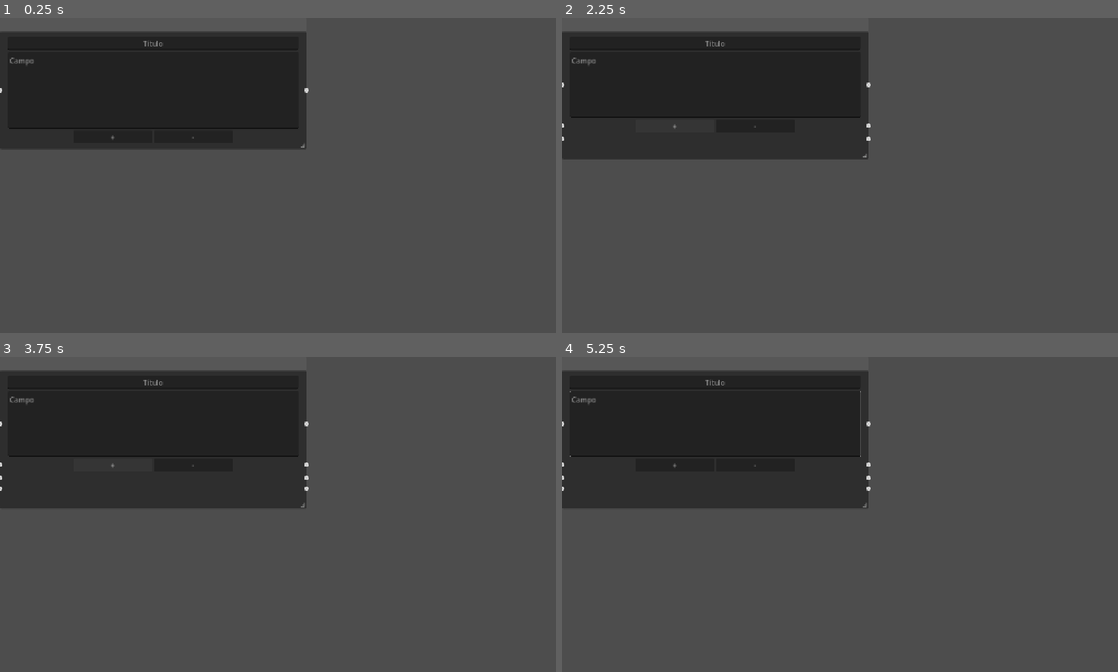
Above: before the commit, frames 1-4 (two rows, left to right).
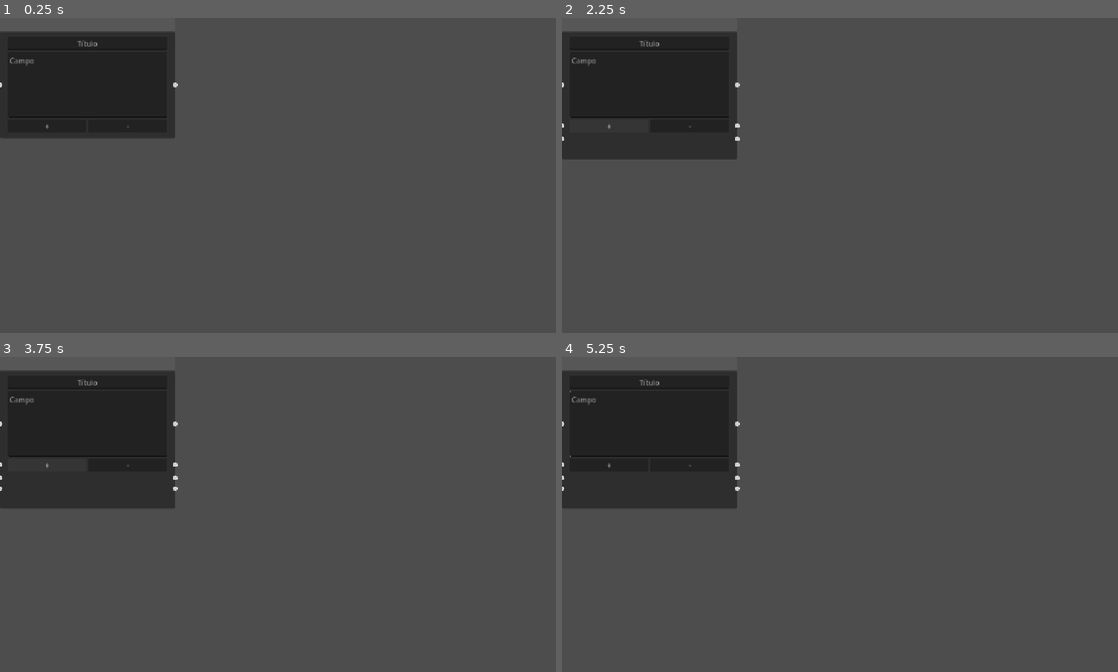
Above: after the commit, the same moments.

Repository: Miguel-de-Souza/Map-infinity
Game: Godot game, scene res://tscn/graph_node.tscn
Same seed, same stepped clock (60 frames per second), same inputs: the game is played once before the commit and once after it. This scene is started directly instead of the project's main scene.
Inputs (mouse positions are in pixels of both pictures, inside the frame that each line leads up to):
- Up to frame 1 (0.25 s): no input
- Up to frame 2 (2.25 s): click "+" at 0.5 s; click "-" at 1.25 s; click "+" at 2 s
- Up to frame 3 (3.75 s): click "-" at 2.75 s; click "+" at 3.5 s
- Up to frame 4 (5.25 s): click "-" at 4.25 s; tap Enter at 5 s; move the mouse to (717, 432) at 5.02 s; click (717, 432) at 5.1 s

The runs differ from the first frame. In frame 1, 9.8% of the frame differs, in the area x 0-56%, y 4-42%; in frame 2, 9.6%; in frame 3, 10%, in the area x 8-56%, y 4-49%; in frame 4, 10%.
Error before the commit: Invalid access to property or key 'disconnection_request' on a base object of type 'Window'. (res://Scripts/graph_node.gd:16)
Error after the commit: Invalid access to property or key 'disconnection_request' on a base object of type 'Window'. (res://Scripts/graph_node.gd:17)

Commit message:
Adicionado opção de Ajustar Tamanho- (0.0.9)
Nova função para Blocos com Campo, exprime a tamanho do Bloco ao máximo automaticamente

Diff:
--- /dev/null
+++ b/Scripts/check_mini_ok.gd
@@ -0,0 +1,18 @@
+extends CheckBox
+
+@export var node: GraphNode
+
+func _on_pressed() -> void:
+	if button_pressed:
+		node.Minimum_R = true
+
+	else:
+		node.Minimum_R = false
+
+func _process(_delta: float) -> void:
+	if node.Minimum_R:
+		node.size = Vector2(0,0)
+		node.resizable = false
+
+	else:
+		node.resizable = true
--- a/Scripts/graph_node.gd
+++ b/Scripts/graph_node.gd
@@ -5,6 +5,7 @@
 @export var size_fonts: SpinBox
 @export var font_size: SpinBox
 @export var size_content: CheckBox
+@export var Minimum_R := false
 
 #Pega stylebox do GraphNode
 var new_stylebox = get_theme_stylebox("panel").duplicate()
--- a/Scripts/graph_nodo_calendario.gd
+++ b/Scripts/graph_nodo_calendario.gd
@@ -5,6 +5,7 @@
 @export var text_edit: TextEdit
 @export var campo_spin: SpinBox
 @export var checked_b: CheckBox
+@export var Minimum_R := false
 
 var mes : int
 var ano : int
--- /dev/null
+++ b/tscn/check_mini_ok.tscn
@@ -0,0 +1,8 @@
+[gd_scene format=3 uid="uid://xy0ns1155ldc"]
+
+[ext_resource type="Script" uid="uid://bgleq71mw04l" path="res://Scripts/check_mini_ok.gd" id="1_7eysb"]
+
+[node name="Check mini ok" type="CheckBox" unique_id=813930896]
+script = ExtResource("1_7eysb")
+
+[connection signal="pressed" from="." to="." method="_on_pressed"]
--- a/tscn/graph_node.tscn
+++ b/tscn/graph_node.tscn
@@ -6,6 +6,7 @@
 [ext_resource type="PackedScene" uid="uid://boljte0boxxdk" path="res://tscn/notepad.tscn" id="3_ei01a"]
 [ext_resource type="Texture2D" uid="uid://bowxmek6m67o0" path="res://icons/List Num.png" id="3_jbsip"]
 [ext_resource type="PackedScene" uid="uid://dxkn703ac8rh0" path="res://tscn/reset.tscn" id="4_jbsip"]
+[ext_resource type="PackedScene" uid="uid://xy0ns1155ldc" path="res://tscn/check_mini_ok.tscn" id="5_iadxg"]
 [ext_resource type="PackedScene" uid="uid://d3x6md1kxy124" path="res://tscn/window_config.tscn" id="6_pvawi"]
 
 [node name="GraphNode" type="GraphNode" unique_id=1672945934 node_paths=PackedStringArray("note", "title_line", "size_fonts", "font_size", "size_content")]
@@ -43,9 +44,10 @@
 script = ExtResource("1_2yokc")
 note = NodePath("Notepad")
 title_line = NodePath("Ttle")
-size_fonts = NodePath("Window Config/Container Left/Container Size/Container Size Camps/Container Size Block/Font Size Campo")
-font_size = NodePath("Window Config/Container Left/Container Size/Container Size Camps/Container Size Title/Font Size Title")
-size_content = NodePath("Window Config/Container Left/Container Down/Container Content/Check Ajust")
+size_fonts = NodePath("Window Config/MarginContainer/Container Left/HBoxContainer/Container Size Camps/Container Size Block/Font Size Campo")
+font_size = NodePath("Window Config/MarginContainer/Container Left/HBoxContainer/Container Size Camps/Container Size Title/Font Size Title")
+size_content = NodePath("Window Config/MarginContainer/Container Left/HBoxContainer/MarginContainer/VBoxContainer/Container Content/Check Ajust")
+Minimum_R = true
 metadata/_edit_horizontal_guides_ = [-8.0, -8.0]
 
 [node name="Ttle" parent="." unique_id=294100434 instance=ExtResource("2_pvawi")]
@@ -72,105 +74,127 @@
 text = "-"
 
 [node name="Window Config" parent="." unique_id=482414457 node_paths=PackedStringArray("graphnod") instance=ExtResource("6_pvawi")]
-size = Vector2i(827, 100)
+size = Vector2i(575, 137)
 visible = false
 graphnod = NodePath("..")
 
-[node name="Container Left" type="VBoxContainer" parent="Window Config" unique_id=675921557]
+[node name="MarginContainer" type="MarginContainer" parent="Window Config" unique_id=1187398147]
 anchors_preset = 15
 anchor_right = 1.0
 anchor_bottom = 1.0
-offset_top = 14.0
 grow_horizontal = 2
 grow_vertical = 2
+
+[node name="Container Left" type="VBoxContainer" parent="Window Config/MarginContainer" unique_id=675921557]
+layout_mode = 2
 size_flags_horizontal = 4
 size_flags_vertical = 4
 theme_override_constants/separation = 10
 
-[node name="Container Size" type="HBoxContainer" parent="Window Config/Container Left" unique_id=2146831131]
-layout_mode = 2
-size_flags_horizontal = 4
-theme_override_constants/separation = 220
-
-[node name="Container Size Camps" type="HBoxContainer" parent="Window Config/Container Left/Container Size" unique_id=964568745]
-layout_mode = 2
-size_flags_horizontal = 4
-theme_override_constants/separation = 60
-
-[node name="Container Size Title" type="HBoxContainer" parent="Window Config/Container Left/Container Size/Container Size Camps" unique_id=1112773141]
-layout_mode = 2
-
-[node name="Title" type="Label" parent="Window Config/Container Left/Container Size/Container Size Camps/Container Size Title" unique_id=1896916133]
+[node name="HBoxContainer" type="HBoxContainer" parent="Window Config/MarginContainer/Container Left" unique_id=2021025385]
+layout_mode = 2
+
+[node name="Container Size Camps" type="VBoxContainer" parent="Window Config/MarginContainer/Container Left/HBoxContainer" unique_id=1801777219]
+layout_mode = 2
+size_flags_horizontal = 0
+theme_override_constants/separation = 12
+
+[node name="Container Size Title" type="HBoxContainer" parent="Window Config/MarginContainer/Container Left/HBoxContainer/Container Size Camps" unique_id=1112773141]
+layout_mode = 2
+theme_override_constants/separation = 14
+
+[node name="Title" type="Label" parent="Window Config/MarginContainer/Container Left/HBoxContainer/Container Size Camps/Container Size Title" unique_id=1896916133]
 layout_mode = 2
 text = "Título"
 horizontal_alignment = 1
 vertical_alignment = 1
 
-[node name="Font Size Title" type="SpinBox" parent="Window Config/Container Left/Container Size/Container Size Camps/Container Size Title" unique_id=1195911920]
+[node name="Font Size Title" type="SpinBox" parent="Window Config/MarginContainer/Container Left/HBoxContainer/Container Size Camps/Container Size Title" unique_id=1195911920]
 layout_mode = 2
 min_value = 1.0
 max_value = 80.0
 value = 16.0
 
-[node name="Container Size Block" type="HBoxContainer" parent="Window Config/Container Left/Container Size/Container Size Camps" unique_id=1153163932]
-layout_mode = 2
-
-[node name="Block" type="Label" parent="Window Config/Container Left/Container Size/Container Size Camps/Container Size Block" unique_id=1570112640]
+[node name="Container Size Block" type="HBoxContainer" parent="Window Config/MarginContainer/Container Left/HBoxContainer/Container Size Camps" unique_id=1153163932]
+layout_mode = 2
+
+[node name="Block" type="Label" parent="Window Config/MarginContainer/Container Left/HBoxContainer/Container Size Camps/Container Size Block" unique_id=1570112640]
 layout_mode = 2
 text = "Campo"
 
-[node name="Font Size Campo" type="SpinBox" parent="Window Config/Container Left/Container Size/Container Size Camps/Container Size Block" unique_id=1621134637]
+[node name="Font Size Campo" type="SpinBox" parent="Window Config/MarginContainer/Container Left/HBoxContainer/Container Size Camps/Container Size Block" unique_id=1621134637]
 layout_mode = 2
 min_value = 1.0
 max_value = 120.0
 value = 16.0
 
-[node name="Container Down" type="HBoxContainer" parent="Window Config/Container Left" unique_id=114611154]
+[node name="MarginContainer" type="MarginContainer" parent="Window Config/MarginContainer/Container Left/HBoxContainer" unique_id=637036536]
+layout_mode = 2
+theme_override_constants/margin_left = 15
+
+[node name="VBoxContainer" type="VBoxContainer" parent="Window Config/MarginContainer/Container Left/HBoxContainer/MarginContainer" unique_id=1054780328]
+layout_mode = 2
+size_flags_vertical = 4
+
+[node name="Container Content" type="HBoxContainer" parent="Window Config/MarginContainer/Container Left/HBoxContainer/MarginContainer/VBoxContainer" unique_id=65920258]
+layout_mode = 2
+
+[node name="Label Ajust" type="Label" parent="Window Config/MarginContainer/Container Left/HBoxContainer/MarginContainer/VBoxContainer/Container Content" unique_id=1342014060]
+layout_mode = 2
+text = "Ajustar Tamanho do Campo"
+
+[node name="Check Ajust" type="CheckBox" parent="Window Config/MarginContainer/Container Left/HBoxContainer/MarginContainer/VBoxContainer/Container Content" unique_id=894357618]
+layout_mode = 2
+
+[node name="Container Mini" type="HBoxContainer" parent="Window Config/MarginContainer/Container Left/HBoxContainer/MarginContainer/VBoxContainer" unique_id=1954459994]
+layout_mode = 2
+
+[node name="Label Ajust" type="Label" parent="Window Config/MarginContainer/Container Left/HBoxContainer/MarginContainer/VBoxContainer/Container Mini" unique_id=612009919]
+layout_mode = 2
+text = "Ajustar Tamanho do Node Automaticamente"
+
+[node name="Check mini ok" parent="Window Config/MarginContainer/Container Left/HBoxContainer/MarginContainer/VBoxContainer/Container Mini" unique_id=813930896 node_paths=PackedStringArray("node") instance=ExtResource("5_iadxg")]
+layout_mode = 2
+node = NodePath("../../../../../../../..")
+
+[node name="Container Down" type="HBoxContainer" parent="Window Config/MarginContainer/Container Left" unique_id=114611154]
 layout_mode = 2
 size_flags_horizontal = 0
 size_flags_vertical = 4
 theme_override_constants/separation = 96
 
-[node name="Container List" type="HBoxContainer" parent="Window Config/Container Left/Container Down" unique_id=1434693580]
-layout_mode = 2
+[node name="Container color" type="HBoxContainer" parent="Window Config/MarginContainer/Container Left/Container Down" unique_id=802538511]
+layout_mode = 2
+
+[node name="Label Color" type="Label" parent="Window Config/MarginContainer/Container Left/Container Down/Container color" unique_id=1093189306]
+layout_mode = 2
+text = "Cor de Fundo"
+
+[node name="ColorButton Back" type="ColorPickerButton" parent="Window Config/MarginContainer/Container Left/Container Down/Container color" unique_id=1352031767]
+layout_mode = 2
+text = "11111111111"
+
+[node name="Reset" parent="Window Config/MarginContainer/Container Left/Container Down/Container color" unique_id=977532438 node_paths=PackedStringArray("node_pai") instance=ExtResource("4_jbsip")]
+layout_mode = 2
+node_pai = NodePath("../../../../../..")
+
+[node name="Container List" type="HBoxContainer" parent="Window Config/MarginContainer/Container Left/Container Down" unique_id=1434693580]
+layout_mode = 2
+size_flags_horizontal = 0
+size_flags_vertical = 4
 theme_override_constants/separation = 17
 
-[node name="Margin" type="MarginContainer" parent="Window Config/Container Left/Container Down/Container List" unique_id=1848009704]
+[node name="Margin" type="MarginContainer" parent="Window Config/MarginContainer/Container Left/Container Down/Container List" unique_id=1848009704]
 layout_mode = 2
 theme_override_constants/margin_left = 25
 
-[node name="Button List" type="TextureButton" parent="Window Config/Container Left/Container Down/Container List" unique_id=704254357]
+[node name="Button List" type="TextureButton" parent="Window Config/MarginContainer/Container Left/Container Down/Container List" unique_id=704254357]
 layout_mode = 2
 texture_normal = ExtResource("2_1iaox")
 
-[node name="Button List Num" type="TextureButton" parent="Window Config/Container Left/Container Down/Container List" unique_id=1204308774]
+[node name="Button List Num" type="TextureButton" parent="Window Config/MarginContainer/Container Left/Container Down/Container List" unique_id=1204308774]
 layout_mode = 2
 texture_normal = ExtResource("3_jbsip")
-
-[node name="Container color" type="HBoxContainer" parent="Window Config/Container Left/Container Down" unique_id=802538511]
-layout_mode = 2
-
-[node name="Label Color" type="Label" parent="Window Config/Container Left/Container Down/Container color" unique_id=1093189306]
-layout_mode = 2
-text = "Cor de Fundo"
-
-[node name="ColorButton Back" type="ColorPickerButton" parent="Window Config/Container Left/Container Down/Container color" unique_id=1352031767]
-layout_mode = 2
-text = "11111111111"
-
-[node name="Reset" parent="Window Config/Container Left/Container Down/Container color" unique_id=977532438 node_paths=PackedStringArray("node_pai") instance=ExtResource("4_jbsip")]
-layout_mode = 2
-node_pai = NodePath("../../../../..")
-
-[node name="Container Content" type="HBoxContainer" parent="Window Config/Container Left/Container Down" unique_id=65920258]
-layout_mode = 2
-
-[node name="Label Ajust" type="Label" parent="Window Config/Container Left/Container Down/Container Content" unique_id=1342014060]
-layout_mode = 2
-text = "Ajustar Tamanho do Campo"
-
-[node name="Check Ajust" type="CheckBox" parent="Window Config/Container Left/Container Down/Container Content" unique_id=894357618]
-layout_mode = 2
 
 [connection signal="node_deselected" from="." to="." method="_on_node_deselected"]
 [connection signal="node_selected" from="." to="." method="_on_node_selected"]
@@ -178,10 +202,10 @@
 [connection signal="slot_sizes_changed" from="." to="." method="_on_slot_sizes_changed"]
 [connection signal="pressed" from="Container Slots/Button Add" to="." method="_on_button_add_pressed"]
 [connection signal="pressed" from="Container Slots/Button Sub" to="." method="_on_button_sub_pressed"]
-[connection signal="value_changed" from="Window Config/Container Left/Container Size/Container Size Camps/Container Size Title/Font Size Title" to="." method="_on_font_size_title_value_changed"]
-[connection signal="value_changed" from="Window Config/Container Left/Container Size/Container Size Camps/Container Size Block/Font Size Campo" to="." method="_on_font_size_campo_value_changed"]
-[connection signal="pressed" from="Window Config/Container Left/Container Down/Container List/Button List" to="." method="_on_button_list_pressed"]
-[connection signal="pressed" from="Window Config/Container Left/Container Down/Container List/Button List Num" to="." method="_on_button_list_num_pressed"]
-[connection signal="color_changed" from="Window Config/Container Left/Container Down/Container color/ColorButton Back" to="." method="_on_color_button_back_color_changed"]
-[connection signal="pressed" from="Window Config/Container Left/Container Down/Container color/Reset" to="." method="_on_reset_pressed"]
-[connection signal="pressed" from="Window Config/Container Left/Container Down/Container Content/Check Ajust" to="." method="_on_check_ajust_pressed"]
+[connection signal="value_changed" from="Window Config/MarginContainer/Container Left/HBoxContainer/Container Size Camps/Container Size Title/Font Size Title" to="." method="_on_font_size_title_value_changed"]
+[connection signal="value_changed" from="Window Config/MarginContainer/Container Left/HBoxContainer/Container Size Camps/Container Size Block/Font Size Campo" to="." method="_on_font_size_campo_value_changed"]
+[connection signal="pressed" from="Window Config/MarginContainer/Container Left/HBoxContainer/MarginContainer/VBoxContainer/Container Content/Check Ajust" to="." method="_on_check_ajust_pressed"]
+[connection signal="color_changed" from="Window Config/MarginContainer/Container Left/Container Down/Container color/ColorButton Back" to="." method="_on_color_button_back_color_changed"]
+[connection signal="pressed" from="Window Config/MarginContainer/Container Left/Container Down/Container color/Reset" to="." method="_on_reset_pressed"]
+[connection signal="pressed" from="Window Config/MarginContainer/Container Left/Container Down/Container List/Button List" to="." method="_on_button_list_pressed"]
+[connection signal="pressed" from="Window Config/MarginContainer/Container Left/Container Down/Container List/Button List Num" to="." method="_on_button_list_num_pressed"]
--- a/tscn/graph_node_calendario.tscn
+++ b/tscn/graph_node_calendario.tscn
@@ -3,6 +3,7 @@
 [ext_resource type="Script" uid="uid://c2w6dp2a4flq" path="res://Scripts/graph_nodo_calendario.gd" id="1_rmxd2"]
 [ext_resource type="PackedScene" uid="uid://boljte0boxxdk" path="res://tscn/notepad.tscn" id="2_ffbfs"]
 [ext_resource type="PackedScene" uid="uid://d3x6md1kxy124" path="res://tscn/window_config.tscn" id="2_v35jj"]
+[ext_resource type="PackedScene" uid="uid://xy0ns1155ldc" path="res://tscn/check_mini_ok.tscn" id="4_x7o7d"]
 
 [node name="GraphNode" type="GraphNode" unique_id=56170215 node_paths=PackedStringArray("grid", "label_mes", "text_edit", "campo_spin", "checked_b")]
 offset_right = 571.0
@@ -69,31 +70,31 @@
 size_flags_horizontal = 4
 theme_override_constants/separation = 20
 
-[node name="Label" type="Label" parent="VBoxContainer/HBoxContainer2" unique_id=1568890460]
+[node name="Domingo" type="Label" parent="VBoxContainer/HBoxContainer2" unique_id=1568890460]
 layout_mode = 2
 text = "D"
 
-[node name="Label2" type="Label" parent="VBoxContainer/HBoxContainer2" unique_id=728836376]
+[node name="Segunda" type="Label" parent="VBoxContainer/HBoxContainer2" unique_id=728836376]
 layout_mode = 2
 text = "S"
 
-[node name="Label3" type="Label" parent="VBoxContainer/HBoxContainer2" unique_id=296198546]
+[node name="Terca" type="Label" parent="VBoxContainer/HBoxContainer2" unique_id=296198546]
 layout_mode = 2
 text = "T"
 
-[node name="Label4" type="Label" parent="VBoxContainer/HBoxContainer2" unique_id=1221490742]
+[node name="Quarta" type="Label" parent="VBoxContainer/HBoxContainer2" unique_id=1221490742]
 layout_mode = 2
 text = "Q"
 
-[node name="Label5" type="Label" parent="VBoxContainer/HBoxContainer2" unique_id=1007574929]
+[node name="Quinta" type="Label" parent="VBoxContainer/HBoxContainer2" unique_id=1007574929]
 layout_mode = 2
 text = "Q"
 
-[node name="Label6" type="Label" parent="VBoxContainer/HBoxContainer2" unique_id=1778883282]
+[node name="Sexta" type="Label" parent="VBoxContainer/HBoxContainer2" unique_id=1778883282]
 layout_mode = 2
 text = "S"
 
-[node name="Label7" type="Label" parent="VBoxContainer/HBoxContainer2" unique_id=163326059]
+[node name="Sabado" type="Label" parent="VBoxContainer/HBoxContainer2" unique_id=163326059]
 layout_mode = 2
 text = "S"
 
@@ -107,7 +108,7 @@
 layout_mode = 2
 
 [node name="Window Config" parent="." unique_id=482414457 node_paths=PackedStringArray("graphnod") instance=ExtResource("2_v35jj")]
-size = Vector2i(298, 100)
+size = Vector2i(406, 100)
 visible = false
 graphnod = NodePath("..")
 
@@ -149,6 +150,17 @@
 [node name="Check Ajust" type="CheckBox" parent="Window Config/VBoxContainer/Container Content" unique_id=1680779984]
 layout_mode = 2
 
+[node name="Container Mini" type="HBoxContainer" parent="Window Config/VBoxContainer" unique_id=1904907753]
+layout_mode = 2
+
+[node name="Label Ajust" type="Label" parent="Window Config/VBoxContainer/Container Mini" unique_id=358143436]
+layout_mode = 2
+text = "Ajustar Tamanho do Node Automaticamente"
+
+[node name="Check mini ok" parent="Window Config/VBoxContainer/Container Mini" unique_id=813930896 node_paths=PackedStringArray("node") instance=ExtResource("4_x7o7d")]
+layout_mode = 2
+node = NodePath("../../../..")
+
 [node name="Container Slots" type="HBoxContainer" parent="." unique_id=1220437624]
 layout_mode = 2
 size_flags_horizontal = 4
Not shown, added: Scripts/check_mini_ok.gd.uid
